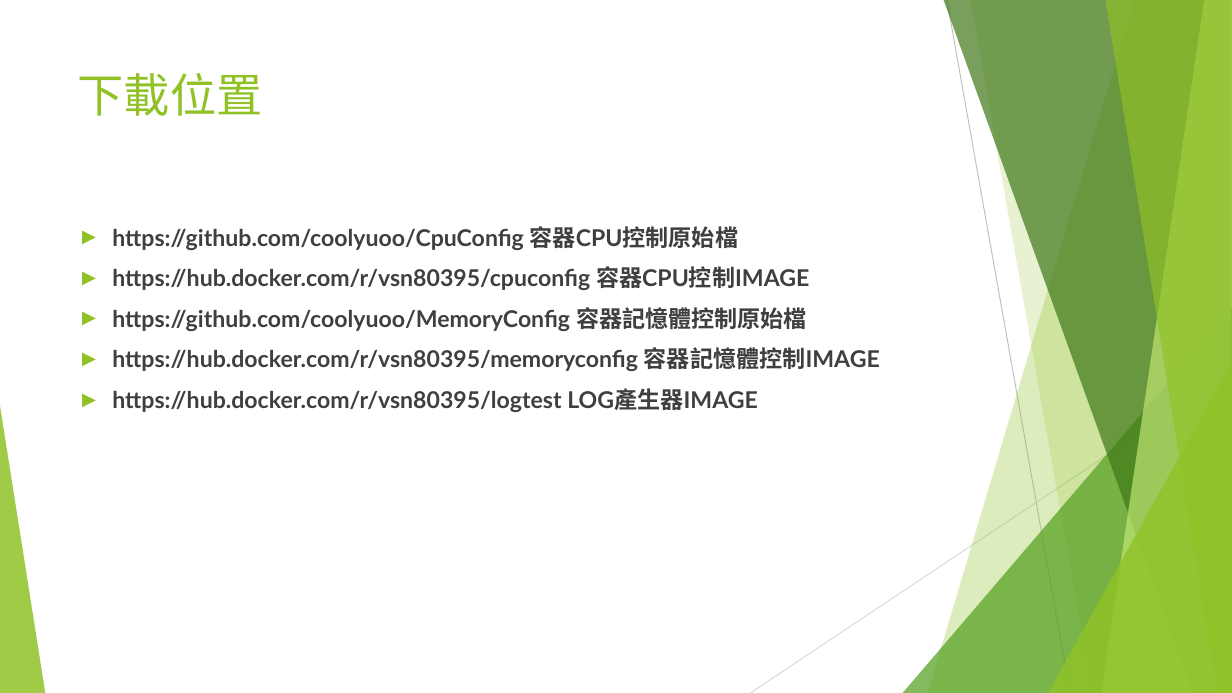
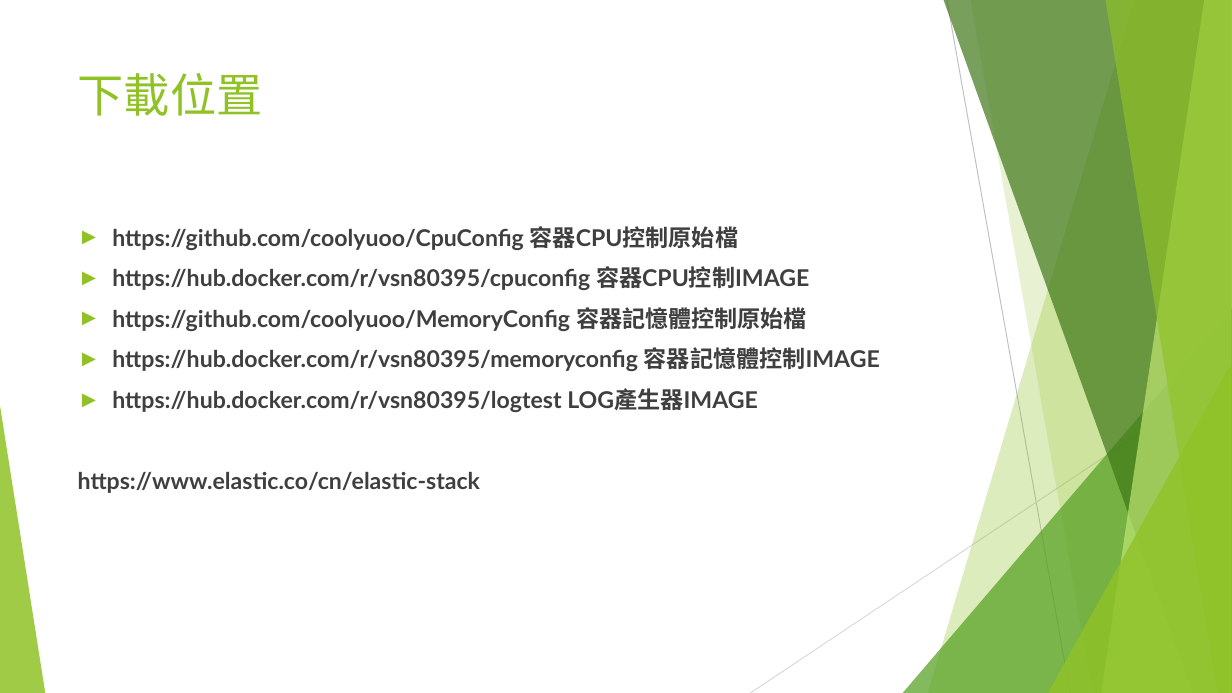
Before and after one commit to coolyuoo/Docker.Class4, a slide deck: slide 27 of 單元4.容器資源配置.pptx (slide 28 before the commit). Drawn at 1232x693 pixels with LibreOffice and Linux fonts; fonts in the diff are those of the drawing. Boxes give left, top, right and bottom in pixels: in the first picture for what was removed or moved away, otherwise in the second. Text is boxed around its words. In the diff, an @@ line names an element or a change of style, - is before the commit and + after.

```diff
--- a/單元4.容器資源配置.pptx
+++ b/單元4.容器資源配置.pptx
@@ text at [78, 472, 480, 493]: paragraph added @@
+https://www.elastic.co/cn/elastic-stack
```
Also in this commit, not shown: 3 other slides changed, 1 slide removed.
